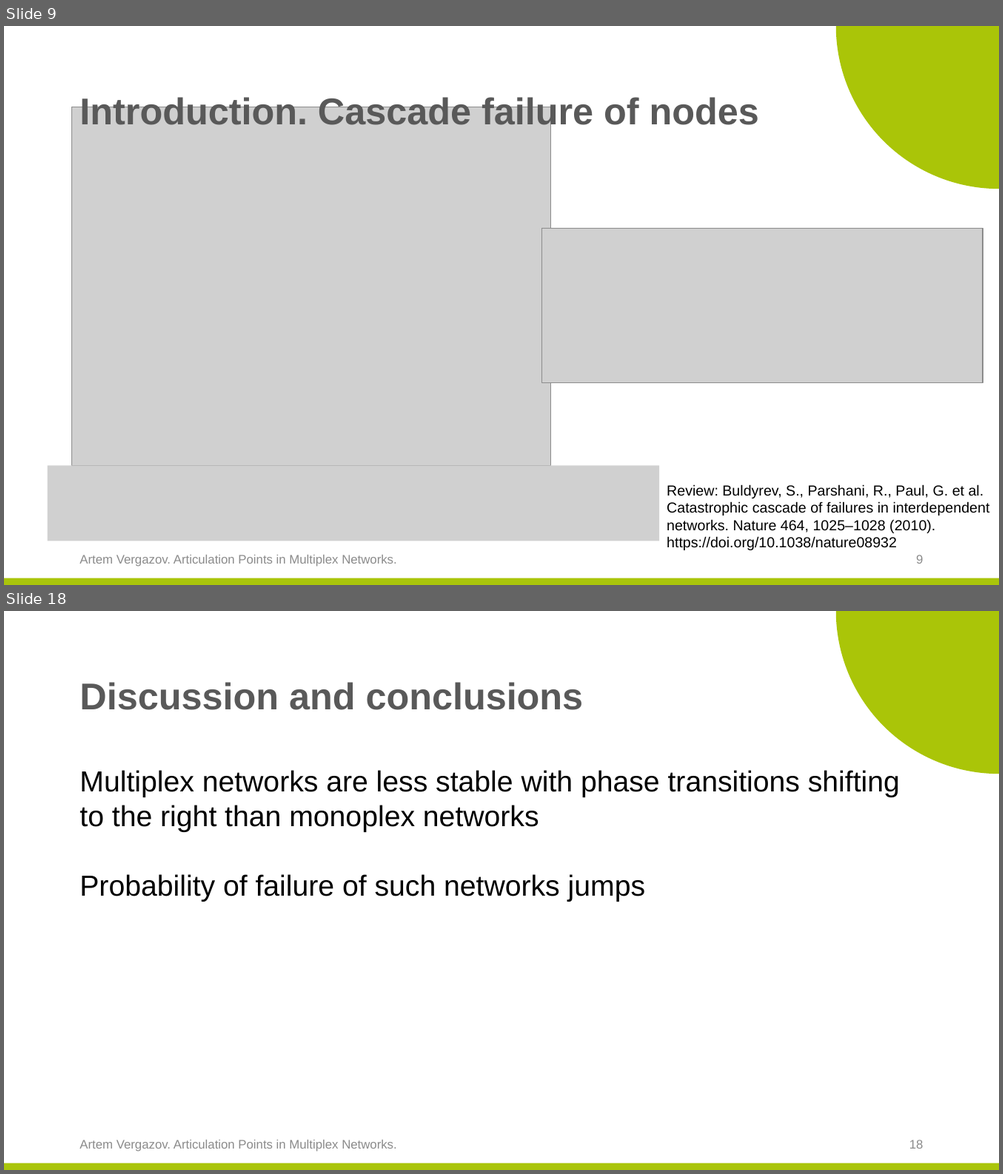
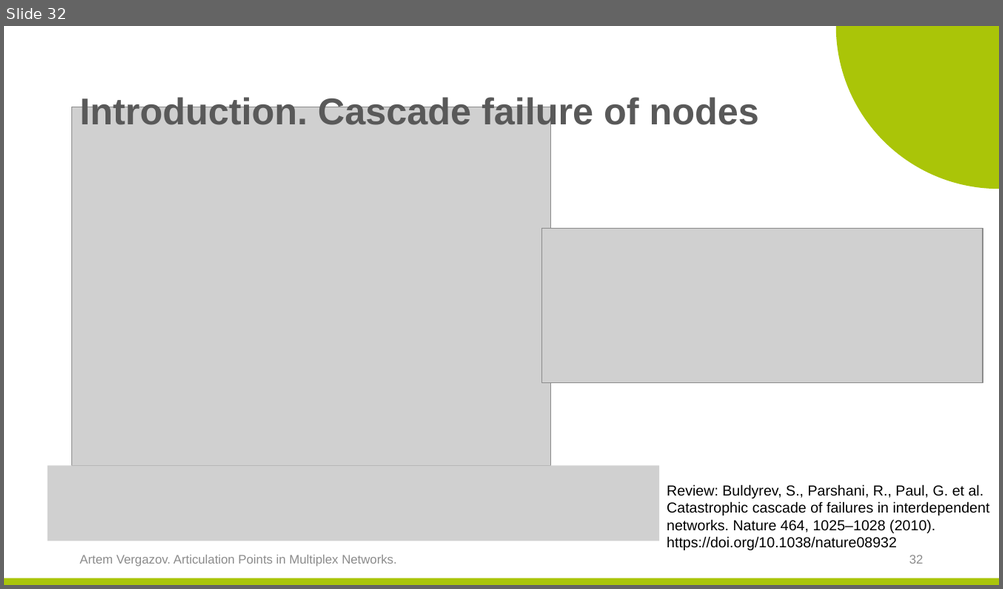
Before and after one commit to ArtemVergazov/ap_in_multiplex_networks, a slide deck: msc_predefense_template/Artem_Vergazov_predefense_April.pptx. Shown one above the other, each under a label of ours: slides 9 and 18 before the commit, slide 32 after it; the slides between them are not shown. The pictures are 1003x1174 and 1003x589 pixels, drawn with LibreOffice and Linux fonts; fonts in the diff are those of the drawing; grey boxes stand for pictures; background and template pictures are left out. Boxes give left, top, right and bottom in pixels: in the first picture for what was removed or moved away, otherwise in the second. Text is boxed around its words. In the diff, an @@ line names an element or a change of style, - is before the commit and + after.

```diff
--- a/msc_predefense_template/Artem_Vergazov_predefense_April.pptx
+++ b/msc_predefense_template/Artem_Vergazov_predefense_April.pptx
@@ slide 18 removed at <box>4,611,999,1170</box>, background #FFFFFF; not listed: 2 template elements that a slide beside it also shows @@
@@ title removed at <box>79,682,583,710</box> @@
-Discussion and conclusions
@@ text removed at <box>79,770,899,902</box> @@
-Multiplex networks are less stable with phase transitions shifting to the right than monoplex networks
-Probability of failure of such networks jumps
@@ text removed at <box>79,1140,397,1152</box> @@
-Artem Vergazov. Articulation Points in Multiplex Networks.
@@ page number removed at <box>909,1140,923,1149</box> @@
-18
@@ what was slide 9 is now slide 32 @@
@@ page number at <box>909,555,923,564</box>: text changed @@
-9
+32
```
Also in this commit, not shown: 8 slides changed, 15 slides added, 3 other slides removed, 43 other files.
